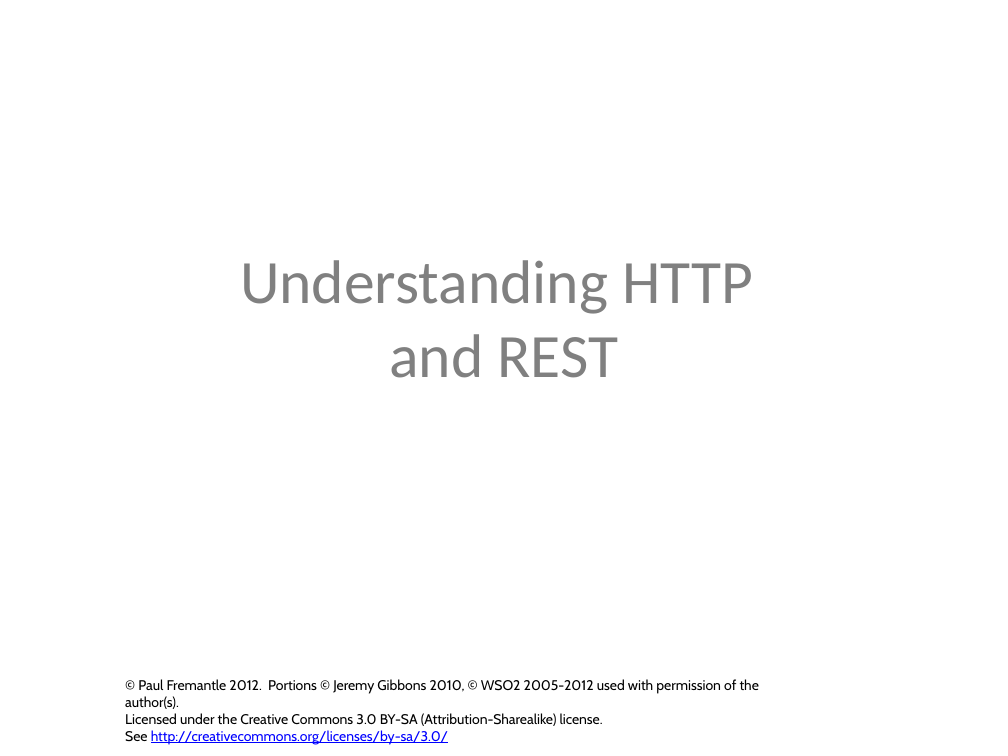
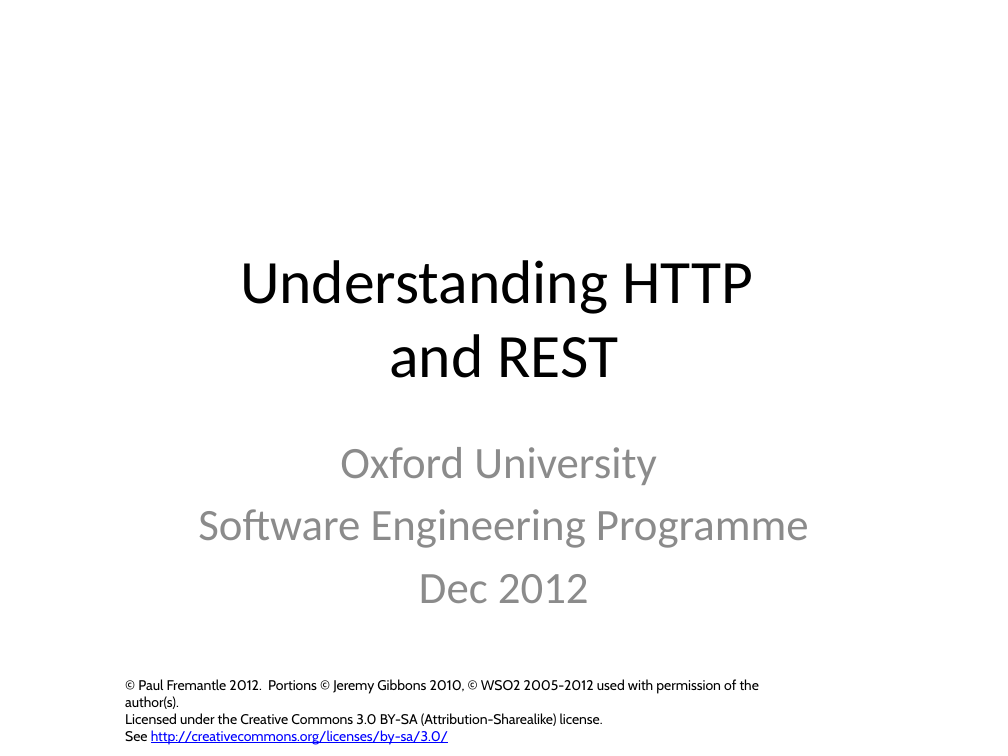
Before and after one commit to pzfreo/ox-soa-old, a slide deck: slide 1 of presentations/source/02-REST-Introduction.pptx. Drawn at 1008x756 pixels with LibreOffice and Linux fonts; fonts in the diff are those of the drawing; background and template pictures are left out. Boxes give left, top, right and bottom in pixels: in the first picture for what was removed or moved away, otherwise in the second. Text is boxed around its words. In the diff, an @@ line names an element or a change of style, - is before the commit and + after.

```diff
--- a/presentations/source/02-REST-Introduction.pptx
+++ b/presentations/source/02-REST-Introduction.pptx
@@ title "Understanding HTTP and REST" at box(240, 260, 753, 378): text colour #808080 to #000000 @@
@@ subtitle added at box(198, 447, 809, 603), 32 pt, text #8C8C8C @@
+Oxford University
+Software Engineering Programme
+Dec 2012
```
Also in this commit, not shown: 30 other files.
